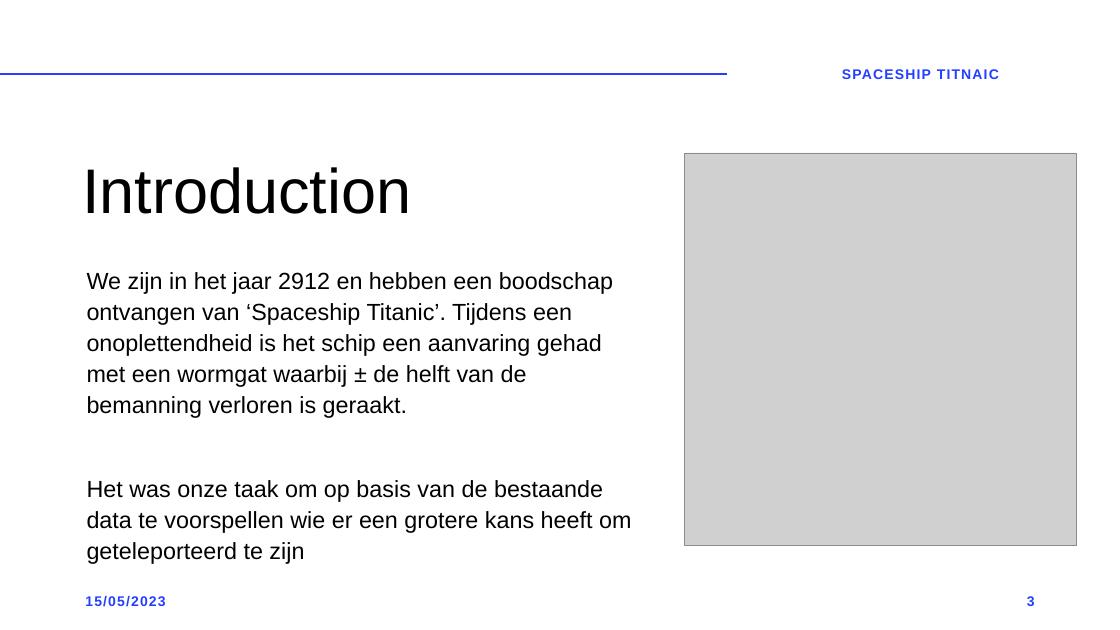
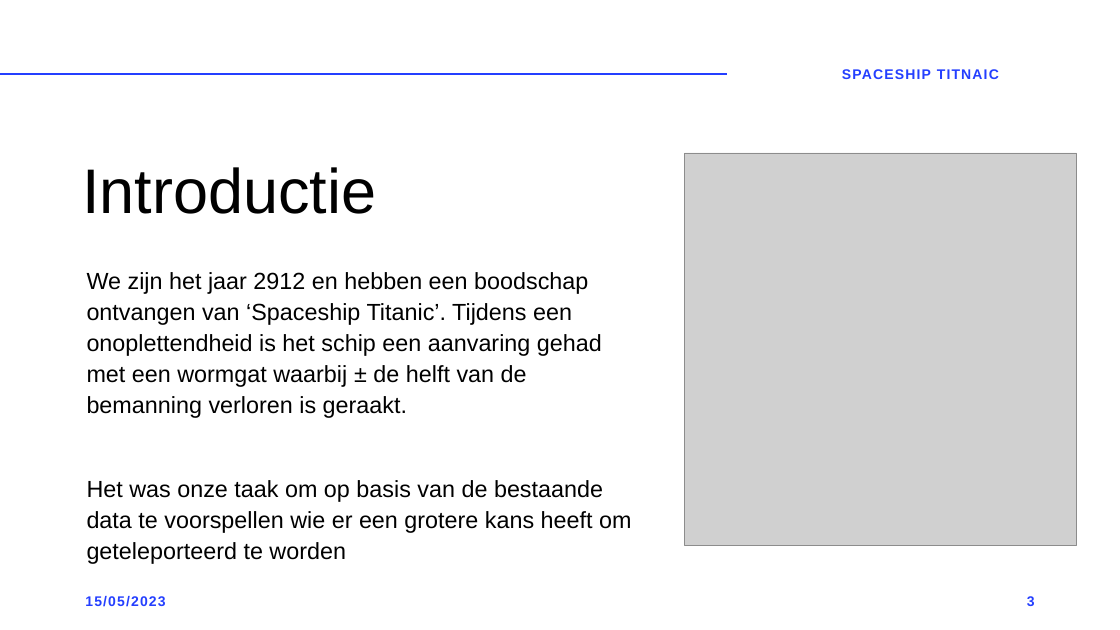
Before and after one commit to robinmonsere/Spaceship-Titanic, a slide deck: slide 3 of Documents/Spaceship titanic.pptx. Drawn at 1120x630 pixels with LibreOffice and Linux fonts; fonts in the diff are those of the drawing; grey boxes stand for pictures. Boxes give left, top, right and bottom in pixels: in the first picture for what was removed or moved away, otherwise in the second. Text is boxed around its words. In the diff, an @@ line names an element or a change of style, - is before the commit and + after.

Commit message:
updated ppt

```diff
--- a/Documents/Spaceship titanic.pptx
+++ b/Documents/Spaceship titanic.pptx
@@ title at <box>82,167,376,214</box>: text changed @@
-Introduction
+Introductie
@@ text at <box>87,272,631,564</box>: text changed @@
-We zijn in het jaar 2912 en hebben een boodschap ontvangen van ‘Spaceship Titanic’. Tijdens een onoplettendheid is het schip een aanvaring gehad met een wormgat waarbij ± de helft van de bemanning verloren is geraakt.
-Het was onze taak om op basis van de bestaande data te voorspellen wie er een grotere kans heeft om geteleporteerd te zijn
+We zijn het jaar 2912 en hebben een boodschap ontvangen van ‘Spaceship Titanic’. Tijdens een onoplettendheid is het schip een aanvaring gehad met een wormgat waarbij ± de helft van de bemanning verloren is geraakt.
+Het was onze taak om op basis van de bestaande data te voorspellen wie er een grotere kans heeft om geteleporteerd te worden
```
Also in this commit, not shown: 6 other slides changed, 1 slide added, 1 other file.
